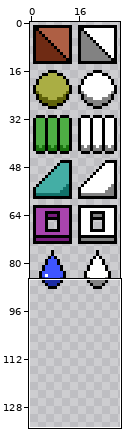
Two versions of one sprite sheet, resources/public/icons.png. The picture above shows the old version from afar; the outline marks the close-up.
Close-up. The starting point:
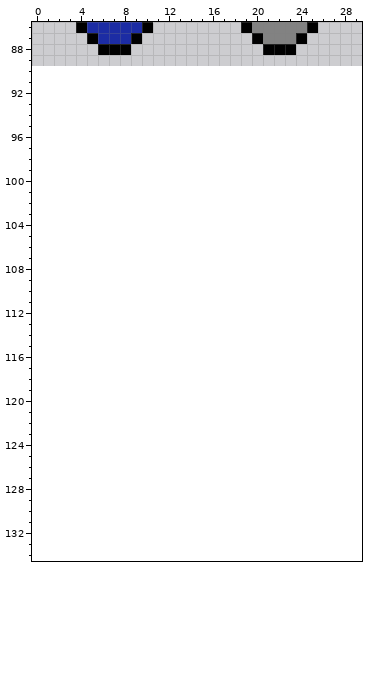
The file is 30x90 pixels. Shown: x 0..29, y 86..134. The old version is drawn lined up with the new one, on the new canvas.
New version:
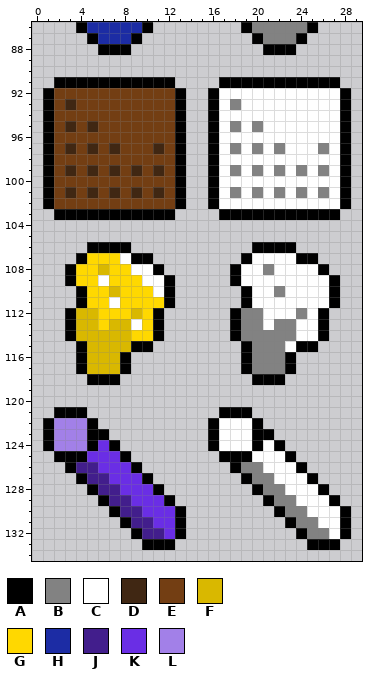
Palette (. is transparent): A #000000  B #828282  C #ffffff  D #402713  E #733e13  F #d9b800  G #ffd800  H #1c2ca4  J #421e8c  K #6a2ee5  L #a280e8
Edits made:
canvas 30x90 -> 30x135
@@ x 0..29 @@
  90 ..............................
- 91 ..............................
- 92 ..............................
- 93 ..............................
- 94 ..............................
- 95 ..............................
- 96 ..............................
- 97 ..............................
- 98 ..............................
- 99 ..............................
-100 ..............................
-101 ..............................
-102 ..............................
-103 ..............................
+ 91 ..AAAAAAAAAAA....AAAAAAAAAAA..
+ 92 .AEEEEEEEEEEEA..ACCCCCCCCCCCA.
+ 93 .AEDEEEEEEEEEA..ACBCCCCCCCCCA.
+ 94 .AEEEEEEEEEEEA..ACCCCCCCCCCCA.
+ 95 .AEDEDEEEEEEEA..ACBCBCCCCCCCA.
+ 96 .AEEEEEEEEEEEA..ACCCCCCCCCCCA.
+ 97 .AEDEDEDEEEDEA..ACBCBCBCCCBCA.
+ 98 .AEEEEEEEEEEEA..ACCCCCCCCCCCA.
+ 99 .AEDEDEDEDEDEA..ACBCBCBCBCBCA.
+100 .AEEEEEEEEEEEA..ACCCCCCCCCCCA.
+101 .AEDEDEDEDEDEA..ACBCBCBCBCBCA.
+102 .AEEEEEEEEEEEA..ACCCCCCCCCCCA.
+103 ..AAAAAAAAAAA....AAAAAAAAAAA..
 104 ..............................
 105 ..............................
-106 ..............................
-107 ..............................
-108 ..............................
-109 ..............................
-110 ..............................
-111 ..............................
-112 ..............................
-113 ..............................
-114 ..............................
-115 ..............................
-116 ..............................
-117 ..............................
-118 ..............................
+106 .....AAAA...........AAAA......
+107 ....AGGGCAA........ACCCCAA....
+108 ...AGGFGGCCA......ACCBCCCCA...
+109 ...AGGCGGGCCA.....ACCCCCCCCA..
+110 ....AGGFGGGCA......ACCBCCCCA..
+111 ....AGGCGGGGA......ACCCCCCCA..
+112 ...AFFGGGFGA......ABBCCCBCA...
+113 ...AFFGFFCGA......ABBCBBCCA...
+114 ...AFFFFFGGA......ABBBBBCCA...
+115 ....AFFFFAA........ABBBCAA....
+116 ....AFFFA..........ABBBA......
+117 ....AFFFA..........ABBBA......
+118 .....AAA............AAA.......
 119 ..............................
 120 ..............................
-121 ..............................
-122 ..............................
-123 ..............................
-124 ..............................
-125 ..............................
-126 ..............................
-127 ..............................
-128 ..............................
-129 ..............................
-130 ..............................
-131 ..............................
-132 ..............................
-133 ..............................
+121 ..AAA............AAA..........
+122 .ALLLA..........ACCCA.........
+123 .ALLLAA.........ACCCAA........
+124 .ALLLAKA........ACCCACA.......
+125 ..AAAKKKA........AAACCCA......
+126 ...AJJKKKA........ABBCCCA.....
+127 ....AJJKKKA........ABBCCCA....
+128 .....AJJKKKA........ABBCCCA...
+129 ......AJJKKKA........ABBCCCA..
+130 .......AJJKKKA........ABBCCCA.
+131 ........AJJKKA.........ABBCCA.
+132 .........AJJKA..........ABBCA.
+133 ..........AAA............AAA..
 134 ..............................
